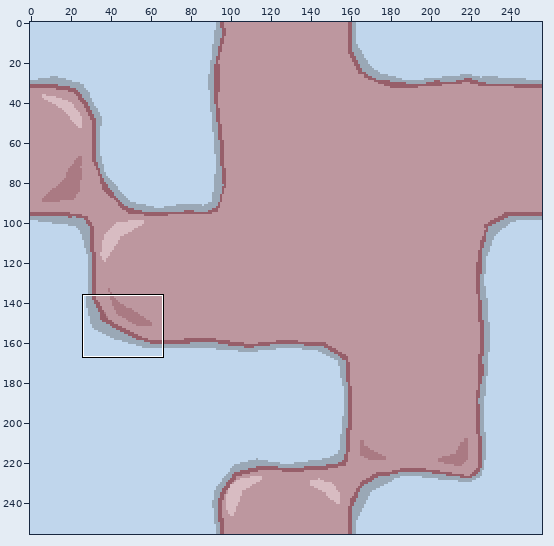
Two states of a sprite sheet, sprites/cell_on_petri1.png. Above, an overview of the earlier version with the close-up marked.
Close-up. First the earlier version:
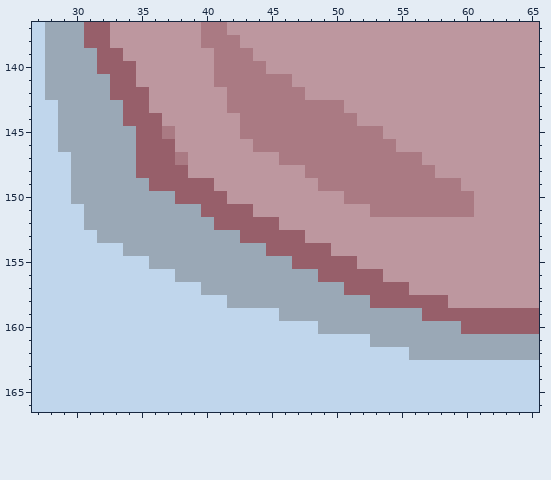
The file is 256x256 pixels. Shown: x 27..65, y 137..166.
The same view after the edit:
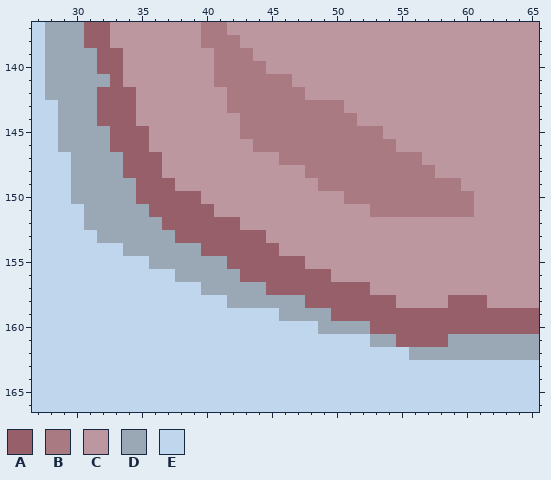
Palette (. is transparent): A #975f6a  B #aa7a83  C #bd979f  D #9aa8b6  E #c0d6ec
Change:
@@ x 27..65 @@
 139 EDDDDAACCCCCCCBBBCCCCCCCCCCCCCCCCCCCCCC
-140 EDDDDAAACCCCCCBBBBCCCCCCCCCCCCCCCCCCCCC
-141 EDDDDDAACCCCCCBBBBBBCCCCCCCCCCCCCCCCCCC
-142 EDDDDDAAACCCCCCBBBBBBCCCCCCCCCCCCCCCCCC
-143 EEDDDDDAACCCCCCBBBBBBBBBCCCCCCCCCCCCCCC
-144 EEDDDDDAAACCCCCCBBBBBBBBBCCCCCCCCCCCCCC
-145 EEDDDDDDAABCCCCCBBBBBBBBBBBCCCCCCCCCCCC
-146 EEDDDDDDAAACCCCCCBBBBBBBBBBBCCCCCCCCCCC
-147 EEEDDDDDAAABCCCCCCCBBBBBBBBBBBCCCCCCCCC
-148 EEEDDDDDAAAACCCCCCCCCBBBBBBBBBBCCCCCCCC
-149 EEEDDDDDDAAAAACCCCCCCCBBBBBBBBBBBCCCCCC
-150 EEEDDDDDDDDAAAACCCCCCCCCBBBBBBBBBBCCCCC
-151 EEEEDDDDDDDDDAAAACCCCCCCCCBBBBBBBBCCCCC
-152 EEEEDDDDDDDDDDAAAAACCCCCCCCCCCCCCCCCCCC
-153 EEEEEDDDDDDDDDDDAAAAACCCCCCCCCCCCCCCCCC
-154 EEEEEEEDDDDDDDDDDDAAAAACCCCCCCCCCCCCCCC
-155 EEEEEEEEEDDDDDDDDDDDAAAAACCCCCCCCCCCCCC
-156 EEEEEEEEEEEDDDDDDDDDDDAAAAACCCCCCCCCCCC
-157 EEEEEEEEEEEEEDDDDDDDDDDDAAAAACCCCCCCCCC
-158 EEEEEEEEEEEEEEEDDDDDDDDDDDAAAAAACCCCCCC
-159 EEEEEEEEEEEEEEEEEEEDDDDDDDDDDDAAAAAAAAA
-160 EEEEEEEEEEEEEEEEEEEEEEDDDDDDDDDDDAAAAAA
-161 EEEEEEEEEEEEEEEEEEEEEEEEEEDDDDDDDDDDDDD
+140 EDDDDAACCCCCCCBBBBCCCCCCCCCCCCCCCCCCCCC
+141 EDDDDDACCCCCCCBBBBBBCCCCCCCCCCCCCCCCCCC
+142 EDDDDAAACCCCCCCBBBBBBCCCCCCCCCCCCCCCCCC
+143 EEDDDAAACCCCCCCBBBBBBBBBCCCCCCCCCCCCCCC
+144 EEDDDAAACCCCCCCCBBBBBBBBBCCCCCCCCCCCCCC
+145 EEDDDDAAACCCCCCCBBBBBBBBBBBCCCCCCCCCCCC
+146 EEDDDDAAACCCCCCCCBBBBBBBBBBBCCCCCCCCCCC
+147 EEEDDDDAAACCCCCCCCCBBBBBBBBBBBCCCCCCCCC
+148 EEEDDDDAAACCCCCCCCCCCBBBBBBBBBBCCCCCCCC
+149 EEEDDDDDAAACCCCCCCCCCCBBBBBBBBBBBCCCCCC
+150 EEEDDDDDAAAAACCCCCCCCCCCBBBBBBBBBBCCCCC
+151 EEEEDDDDDAAAAACCCCCCCCCCCCBBBBBBBBCCCCC
+152 EEEEDDDDDDAAAAAACCCCCCCCCCCCCCCCCCCCCCC
+153 EEEEEDDDDDDAAAAAAACCCCCCCCCCCCCCCCCCCCC
+154 EEEEEEEDDDDDDAAAAAACCCCCCCCCCCCCCCCCCCC
+155 EEEEEEEEEDDDDDDAAAAAACCCCCCCCCCCCCCCCCC
+156 EEEEEEEEEEEDDDDDAAAAAAACCCCCCCCCCCCCCCC
+157 EEEEEEEEEEEEEDDDDDAAAAAAAACCCCCCCCCCCCC
+158 EEEEEEEEEEEEEEEDDDDDDAAAAAAACCCCAAACCCC
+159 EEEEEEEEEEEEEEEEEEEDDDDAAAAAAAAAAAAAAAA
+160 EEEEEEEEEEEEEEEEEEEEEEDDDDAAAAAAAAAAAAA
+161 EEEEEEEEEEEEEEEEEEEEEEEEEEDDAAAADDDDDDD
 162 EEEEEEEEEEEEEEEEEEEEEEEEEEEEEDDDDDDDDDD
Boxes around the changes in both close-ups, in picture pixels (x1, y1, x2, y2):
changed: (97, 61, 487, 347)
